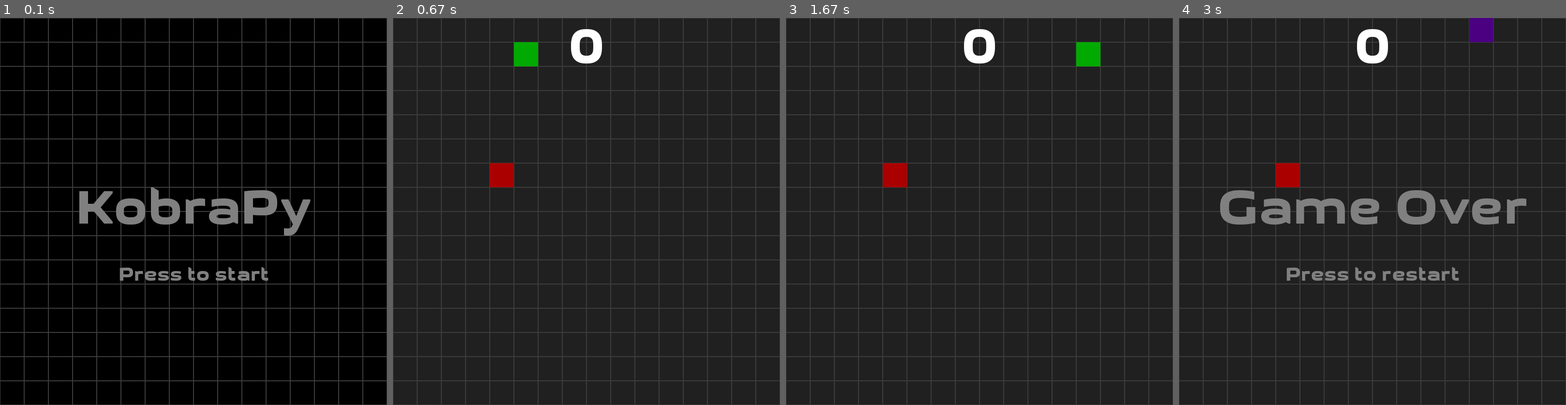
Above: before the commit, frames 1-4 (left to right).
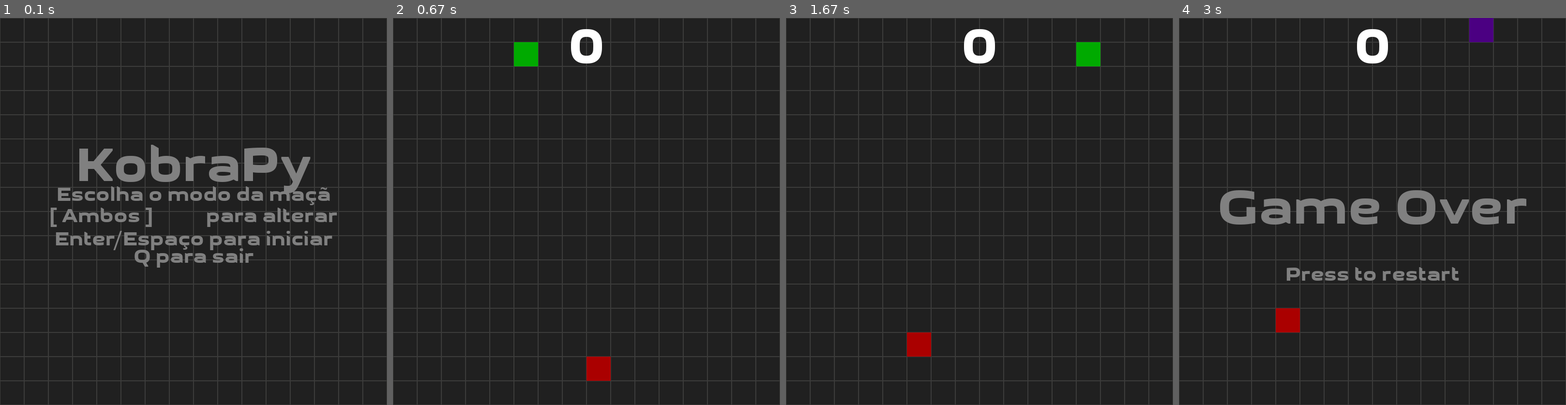
Above: after the commit, the same moments.

Repository: fossguild/naja
Game: pygame game, started from kobra.py
Same seed, same stepped clock (60 frames per second), same inputs: the game is played once before the commit and once after it.
Inputs:
- Up to frame 1 (0.1 s): no input
- Up to frame 2 (0.67 s): tap Enter at 0.33 s
- Up to frame 3 (1.67 s): tap Enter at 0.67 s; hold Up from 1.63 s (still down)
- Up to frame 4 (3 s): release Up at 2.1 s

The runs differ from the first frame. In frame 1, 92% of the frame differs, in the area x 0-100%, y 0-100%; in frame 2, 0.8%; in frame 3, 0.8%; in frame 4, 0.8%.

Commit message:
feat(game): add moving apple modes and pre-game mode selector
- Introduce apple modes: vertical, horizontal, ambos
- Add centered menu to pick mode (←/→ to change, Enter/Space to start, Q to quit)
- Implement moving apples with tick-based cadence and edge bounce
- Alternate spawn quadrants/lanes and avoid repeating last direction
- Prevent apple spawning on snake cells (head and tail)
- Play game-over sound and reset state on death

Diff:
--- a/kobra.py
+++ b/kobra.py
@@ -41,6 +41,10 @@
 WINDOW_TITLE    = "KobraPy"  # Window title.
 
 CLOCK_TICKS     = 7         # How fast the snake moves.
+# Apple step cadence (in game ticks). Lower = faster apple movement.
+APPLE_MOVE_INTERVAL = 2
+# Apple placement modes
+APPLE_MODES = ["vertical", "horizontal", "ambos"]
 
 ##
 ## Game implementation.
@@ -64,6 +68,11 @@
 pygame.display.set_caption(WINDOW_TITLE)
 
 game_on = 1
+apple_mode = "ambos"  # default; will be overwritten by pre-game menu
+last_apple_region = None  # track last spawn quadrant
+last_vertical_col = None   # track last column used in vertical mode spawns
+last_horizontal_row = None # track last row used in horizontal mode spawns
+last_ambos_signature = None # track last (dx,dy) used in ambos spawns
 
 ## This function is called when the snake dies.
 
@@ -94,6 +103,59 @@
         sys.exit()
 
 
+# New: pre-game centered menu to select apple mode
+def select_apple_mode_menu():
+    idx = APPLE_MODES.index(apple_mode) if apple_mode in APPLE_MODES else 2
+    while True:
+        arena.fill(ARENA_COLOR)
+        draw_grid()
+
+        # Vertical layout based on font metrics (keeps consistent spacing)
+        title_surf = BIG_FONT.render(WINDOW_TITLE, True, MESSAGE_COLOR)
+        small_h = SMALL_FONT.get_height()
+        y0 = HEIGHT // 2
+
+        # Title
+        title_rect = title_surf.get_rect(center=(WIDTH/2, y0 - int(2.2 * small_h)))
+        arena.blit(title_surf, title_rect)
+
+        # Subtitle
+        subtitle_surf = SMALL_FONT.render("Escolha o modo da maçã", True, MESSAGE_COLOR)
+        subtitle_rect = subtitle_surf.get_rect(center=(WIDTH/2, y0 - int(0.8 * small_h)))
+        arena.blit(subtitle_surf, subtitle_rect)
+
+        # Mode selector
+        mode_label = APPLE_MODES[idx].capitalize()
+        mode_text = SMALL_FONT.render(f"[ {mode_label} ]   ←   →   para alterar", True, MESSAGE_COLOR)
+        mode_rect = mode_text.get_rect(center=(WIDTH/2, y0 + int(0.3 * small_h)))
+        arena.blit(mode_text, mode_rect)
+
+        # Prompts split in two lines to avoid clipping
+        prompt1 = SMALL_FONT.render("Enter/Espaço para iniciar", True, MESSAGE_COLOR)
+        prompt1_rect = prompt1.get_rect(center=(WIDTH/2, y0 + int(1.5 * small_h)))
+        arena.blit(prompt1, prompt1_rect)
+
+        prompt2 = SMALL_FONT.render("Q para sair", True, MESSAGE_COLOR)
+        prompt2_rect = prompt2.get_rect(center=(WIDTH/2, y0 + int(2.4 * small_h)))
+        arena.blit(prompt2, prompt2_rect)
+
+        pygame.display.update()
+
+        event = pygame.event.wait()
+        if event.type == pygame.QUIT:
+            pygame.quit()
+            sys.exit()
+        if event.type == pygame.KEYDOWN:
+            if event.key == pygame.K_LEFT:
+                idx = (idx - 1) % len(APPLE_MODES)
+            elif event.key == pygame.K_RIGHT:
+                idx = (idx + 1) % len(APPLE_MODES)
+            elif event.key in (pygame.K_RETURN, pygame.K_SPACE):
+                return APPLE_MODES[idx]
+            elif event.key == pygame.K_q:
+                pygame.quit()
+                sys.exit()
+
 ##
 ## Snake class
 ##
@@ -128,6 +190,7 @@
 
     def update(self):
         global apple
+        global apple_mode
 
         # Compute the head's next position (where it will be after movement)
         next_x = self.head.x + self.xmov * GRID_SIZE
@@ -173,8 +236,13 @@
             self.alive = True
             self.got_apple = False
 
-            # Drop an apple
-            apple = Apple()
+            # Drop an apple (avoid spawning on snake cells)
+            forbidden_cells = {(self.head.x // GRID_SIZE, self.head.y // GRID_SIZE)}
+            apple = Apple(
+                mode=apple_mode,
+                align=(self.head.x, self.head.y),
+                forbidden=forbidden_cells
+            )
 
 
         # Move the snake.
@@ -200,18 +268,124 @@
 ##
 
 class Apple:
-    def __init__(self):
-
-        # Pick a random position within the game arena
-        self.x = int(random.randint(0, WIDTH)/GRID_SIZE) * GRID_SIZE
-        self.y = int(random.randint(0, HEIGHT)/GRID_SIZE) * GRID_SIZE
+    def __init__(self, mode="ambos", align=None, forbidden=None):
+        global last_apple_region, last_vertical_col, last_horizontal_row, last_ambos_signature
+
+        # Work in grid coordinates to guarantee valid, aligned positions
+        cols = WIDTH // GRID_SIZE
+        rows = HEIGHT // GRID_SIZE
+
+        # Normalize forbidden input to a set of (col,row)
+        if forbidden is None:
+            forbidden_set = set()
+        elif isinstance(forbidden, set):
+            forbidden_set = set(forbidden)
+        else:
+            forbidden_set = {forbidden}
+
+        def region_quadrant(c, r):
+            # 4 quadrants split at the middle column/row
+            left = c < (cols // 2)
+            top = r < (rows // 2)
+            return (0 if left else 1) + (0 if top else 2)
+
+        attempts = 0
+        max_attempts = 200
+        chosen = None
+
+        while attempts < max_attempts:
+            # Random starting cell
+            col = random.randrange(cols)
+            row = random.randrange(rows)
+
+            # Direction per mode (grid steps)
+            if mode == "vertical":
+                dx, dy = 0, random.choice([-1, 1])
+            elif mode == "horizontal":
+                dx, dy = random.choice([-1, 1]), 0
+            else:  # "ambos" -> move in both axes
+                dx = random.choice([-1, 1])
+                dy = random.choice([-1, 1])
+
+            reg = region_quadrant(col, row)
+            ok_forbidden = (col, row) not in forbidden_set
+            ok_region = (last_apple_region is None) or (reg != last_apple_region)
+            ok_lane = True
+            if mode == "vertical" and last_vertical_col is not None:
+                ok_lane = (col != last_vertical_col) or (attempts > 50)
+            if mode == "horizontal" and last_horizontal_row is not None:
+                ok_lane = (row != last_horizontal_row) or (attempts > 50)
+            ok_signature = True
+            if mode == "ambos" and last_ambos_signature is not None:
+                ok_signature = ((dx, dy) != last_ambos_signature) or (attempts > 50)
+
+            # Relax region constraint after many attempts to avoid deadlock
+            if ok_forbidden and ok_lane and ok_signature and (ok_region or attempts > 100):
+                chosen = (col, row, dx, dy, reg)
+                break
+
+            attempts += 1
+
+        # Fallback (should rarely happen)
+        if chosen is None:
+            col, row = 0, 0
+            dx, dy = (0, 1) if mode == "vertical" else ((1, 0) if mode == "horizontal" else (1, 1))
+            reg = region_quadrant(col, row)
+        else:
+            col, row, dx, dy, reg = chosen
+
+        # Remember constraints for next time
+        last_apple_region = reg
+        if mode == "vertical":
+            last_vertical_col = col
+        elif mode == "horizontal":
+            last_horizontal_row = row
+        else:
+            last_ambos_signature = (dx, dy)
+
+        # Movement setup
+        self.mode = mode
+        self.cols = cols
+        self.rows = rows
+        self.col = col
+        self.row = row
+        self.dx = dx
+        self.dy = dy
+
+        self.move_interval = APPLE_MOVE_INTERVAL
+        self._ticks = 0
 
         # Create an apple at that location
+        self.x = self.col * GRID_SIZE
+        self.y = self.row * GRID_SIZE
         self.rect = pygame.Rect(self.x, self.y, GRID_SIZE, GRID_SIZE)
 
     # This function is called each interation of the game loop
 
     def update(self):
+        # Move with cadence
+        self._ticks += 1
+        if self._ticks % self.move_interval == 0:
+            # Horizontal movement (only if enabled by mode)
+            if self.dx != 0:
+                ncol = self.col + self.dx
+                if ncol < 0 or ncol >= self.cols:
+                    self.dx *= -1
+                    ncol = self.col + self.dx
+                self.col = ncol
+
+            # Vertical movement (only if enabled by mode)
+            if self.dy != 0:
+                nrow = self.row + self.dy
+                if nrow < 0 or nrow >= self.rows:
+                    self.dy *= -1
+                    nrow = self.row + self.dy
+                self.row = nrow
+
+            # Sync pixel position and rect
+            self.x = self.col * GRID_SIZE
+            self.y = self.row * GRID_SIZE
+            self.rect.topleft = (self.x, self.y)
 
         # Drop the apple
         pygame.draw.rect(arena, APPLE_COLOR, self.rect)
@@ -234,9 +408,16 @@
 
 snake = Snake()    # The snake
 
-apple = Apple()    # An apple
-
-center_prompt(WINDOW_TITLE, "Press to start")
+# New: show centered menu before starting and select apple mode
+apple_mode = select_apple_mode_menu()
+# Avoid spawning on snake cells (head + tail)
+forbidden_cells = {(snake.head.x // GRID_SIZE, snake.head.y // GRID_SIZE)}
+forbidden_cells |= {(s.x // GRID_SIZE, s.y // GRID_SIZE) for s in snake.tail}
+apple = Apple(
+    mode=apple_mode,
+    align=(snake.head.x, snake.head.y),
+    forbidden=forbidden_cells
+)
 
 ##
 ## Main loop
@@ -295,9 +476,15 @@
 
     # If the head pass over an apple, lengthen the snake and drop another apple
     if snake.head.x == apple.x and snake.head.y == apple.y:
-        #snake.tail.append(pygame.Rect(snake.head.x, snake.head.y, GRID_SIZE, GRID_SIZE))
-        snake.got_apple = True;
-        apple = Apple()
+        snake.got_apple = True
+        # Avoid spawning on snake cells (head + tail)
+        forbidden_cells = {(snake.head.x // GRID_SIZE, snake.head.y // GRID_SIZE)}
+        forbidden_cells |= {(s.x // GRID_SIZE, s.y // GRID_SIZE) for s in snake.tail}
+        apple = Apple(
+            mode=apple_mode,
+            align=(snake.head.x, snake.head.y),
+            forbidden=forbidden_cells
+        )
 
 
     # Update display and move clock.
